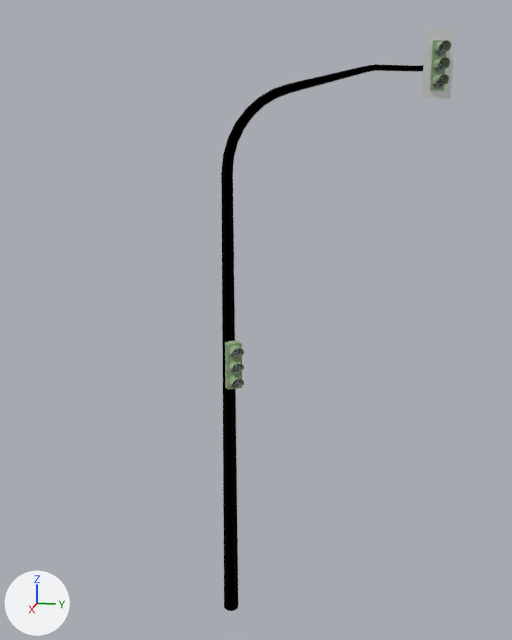
An edit to the glTF model src/models/w_highway_traffic_signals.glb, drawn before and after from the same camera.
Camera for both pictures: a 50 mm lens placed at (12.58, 1.83, 6.53), pointed at (1.11, -0.46, 3.66). The axes (+X, +Y, +Z) are drawn at lower left. The lights are the same throughout. The first picture is the older version.

The first picture shows 'Plane', 'Pole', 'semafor', 'semafor.001'.
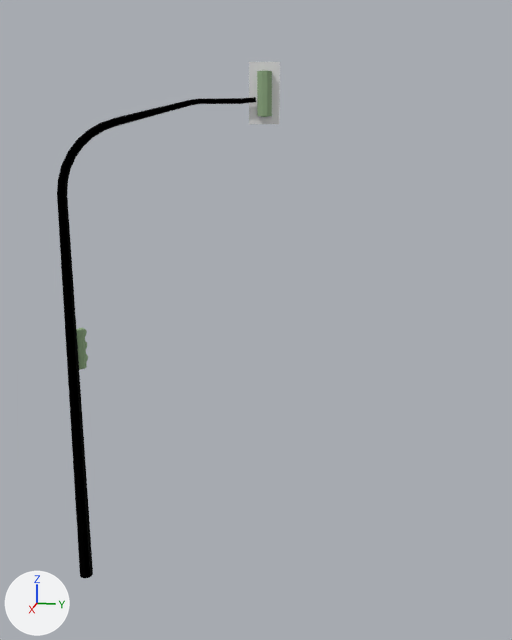
What changed in the scene script:
```text
Change ob_pole:
    ob_pole.location: (1.72, -0.04, 1.27) -> (0.9, -3.13, 0.83)
    ob_pole.rotation_euler: (1.571, 0.0, 2.073) -> (1.571, 0.0, 1.811)  # degrees (90, 0, 119) -> degrees (90, 0, 104)
Change ob_semafor:
    ob_semafor.location: (2.48, -0.58, 0.69) -> (0.71, -3.77, 0.37)
    ob_semafor.rotation_euler: (1.571, 0.0, 2.108) -> (1.571, 0.0, -1.486)  # degrees (90, 0, 121) -> degrees (90, 0, -85)
Change ob_semafor_001:
    ob_semafor_001.location: (0.69, 2.29, 5.21) -> (0.03, -0.44, 4.85)
    ob_semafor_001.rotation_euler: (1.571, 0.0, 2.072) -> (1.571, 0.0, -1.358)  # degrees (90, 0, 119) -> degrees (90, 0, -78)
Change ob_plane:
    ob_plane.location: (0.52, 2.25, 7.72) -> (0.2, -0.45, 7.36)
    ob_plane.rotation_euler: (0.0000262, 1.574, 0.511) -> (0.0000266, 1.574, -2.918)  # degrees (0, 90, 29) -> degrees (0, 90, -167)
```

What differs and where, as boxes (x1, y1, x2, y2) in the pictures (512 x 640 px):
'Pole', moved, turned: before (221, 64, 424, 611); after (57, 97, 256, 578)
'Plane', moved, turned: before (422, 29, 455, 99); after (249, 62, 280, 124)
'semafor.001', moved, turned: before (430, 40, 451, 90); after (257, 71, 272, 117)
'semafor', moved, turned: before (225, 341, 244, 390); after (76, 328, 88, 370)
